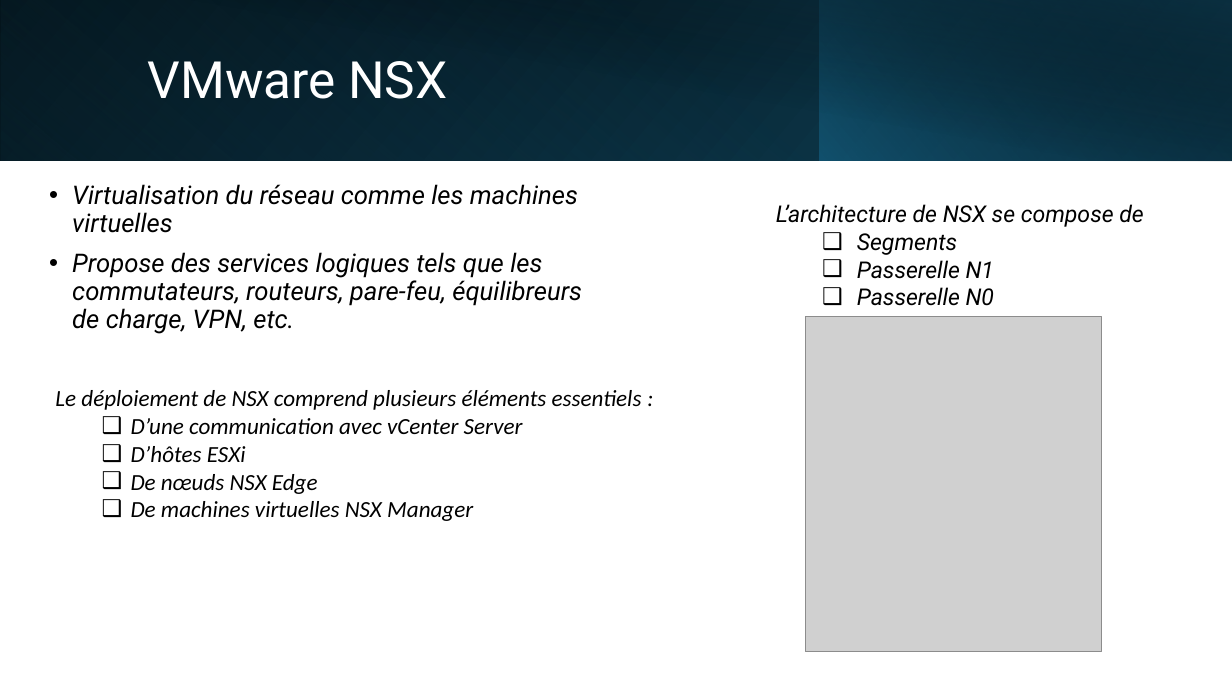
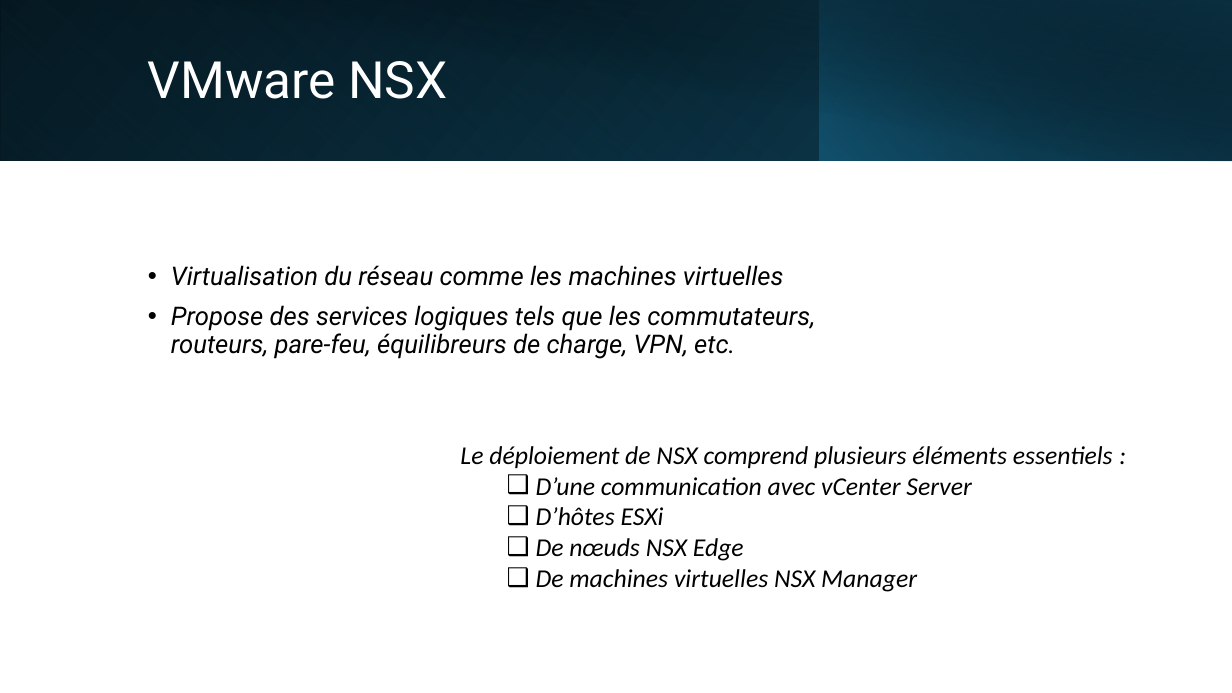
Before and after one commit to Vinc1347900/Stage_Henallux, a slide deck: slide 14 of TFE/DHAIMI_Vincent_PP_TFE.pptx. Drawn at 1232x693 pixels with LibreOffice and Linux fonts; fonts in the diff are those of the drawing; grey boxes stand for pictures. Boxes give left, top, right and bottom in pixels: in the first picture for what was removed or moved away, otherwise in the second. Text is boxed around its words. In the diff, an @@ line names an element or a change of style, - is before the commit and + after.

```diff
--- a/TFE/DHAIMI_Vincent_PP_TFE.pptx
+++ b/TFE/DHAIMI_Vincent_PP_TFE.pptx
@@ text removed at bbox=[776, 204, 1143, 306] @@
-L’architecture de NSX se compose de
-  ❑ Segments
-  ❑ Passerelle N1
-  ❑ Passerelle N0
@@ text "Virtualisation du réseau comme les ..." rewrapped from bbox=[72, 184, 582, 334] to bbox=[171, 265, 815, 359] @@
@@ picture removed at bbox=[805, 316, 1102, 652] @@
@@ text "Le déploiement de NSX comprend ...": place and size @@
-text "Le déploiement de NSX comprend ..." at bbox=[55, 390, 642, 521]
+text "Le déploiement de NSX comprend ..." at bbox=[460, 446, 1113, 592]
@@ text "Le déploiement de NSX comprend ..." at bbox=[460, 446, 1113, 592]: size 18 to 20 pt @@
```
Also in this commit, not shown: 15 other slides changed, 4 other files.
